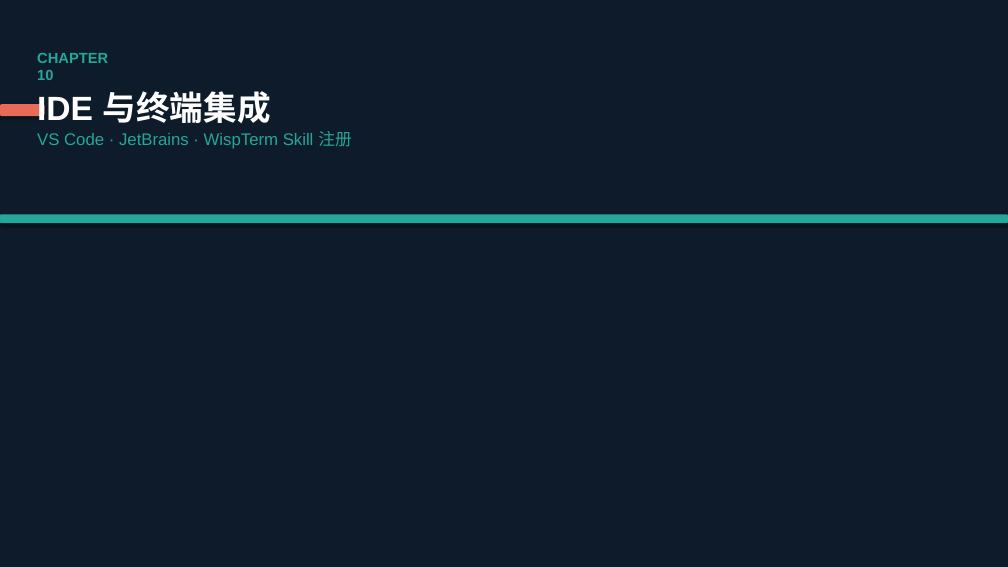
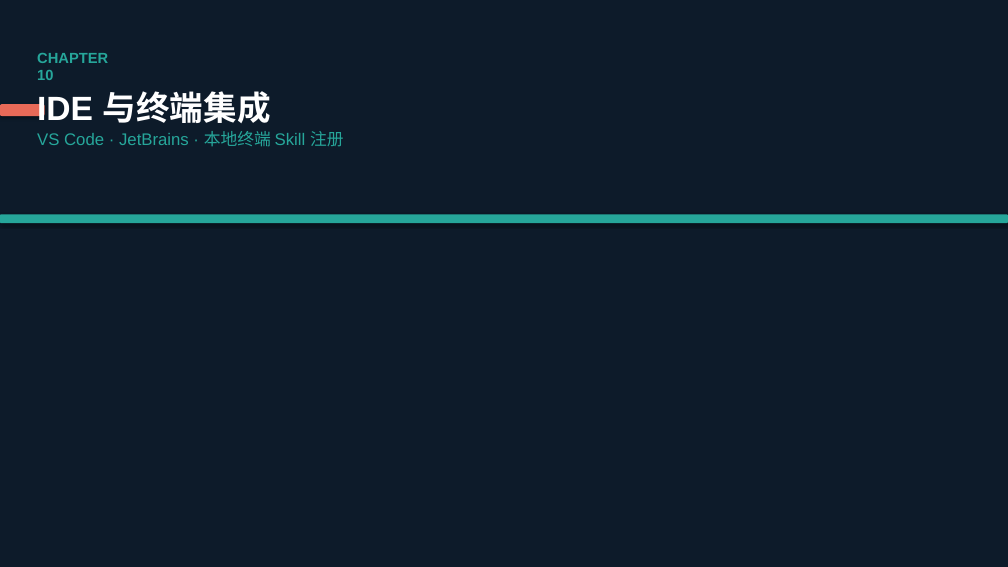
Before and after one commit to ZhaoLabs-SJTU/Claude-test, a slide deck: slide 21 of Claude_Code_从零到精通_完全指南.pptx. Drawn at 1008x567 pixels with LibreOffice and Linux fonts; fonts in the diff are those of the drawing. Boxes give left, top, right and bottom in pixels: in the first picture for what was removed or moved away, otherwise in the second. Text is boxed around its words. In the diff, an @@ line names an element or a change of style, - is before the commit and + after.

```diff
--- a/Claude_Code_从零到精通_完全指南.pptx
+++ b/Claude_Code_从零到精通_完全指南.pptx
@@ text at (x1=37, y1=131, x2=344, y2=147): text changed @@
-VS Code · JetBrains · WispTerm Skill 注册
+VS Code · JetBrains · 本地终端 Skill 注册
```
Also in this commit, not shown: 2 other slides changed.
